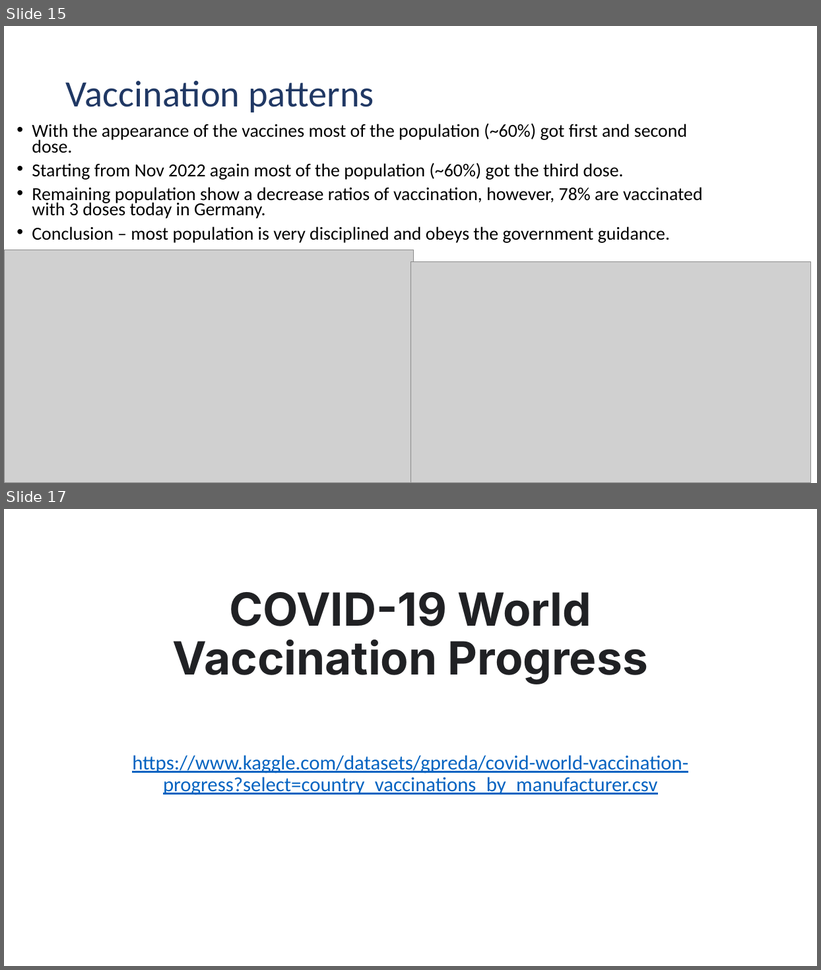
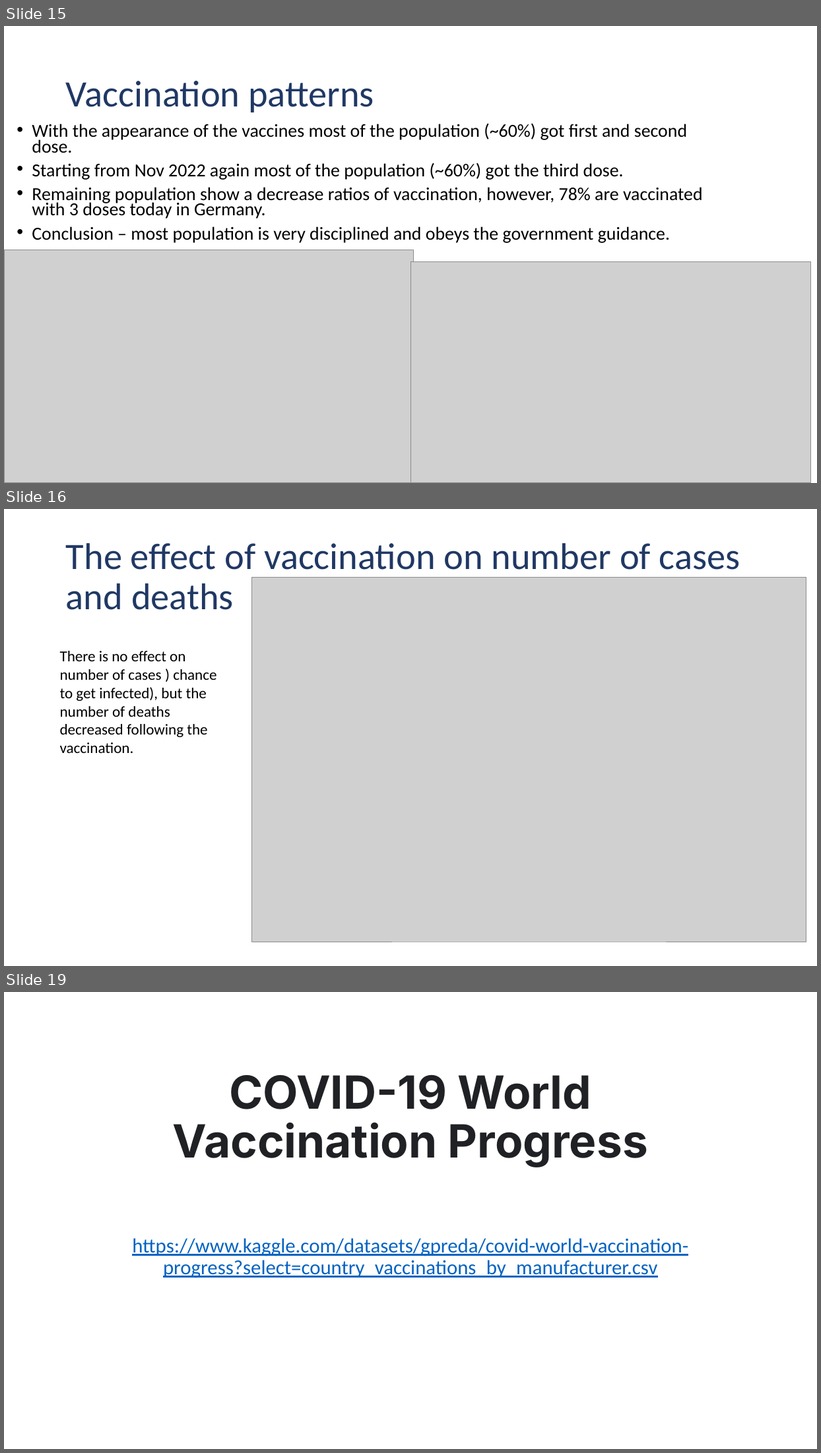
Before and after one commit to doctorf72/Naya-Practical-Data-Science-EDA-Project, a slide deck: initial analysis.pptx. Shown one above the other, each under a label of ours: slides 15 and 17 before the commit, slides 15, 16 and 19 after it; the slides between them are not shown. The pictures are 821x970 and 821x1453 pixels, drawn with LibreOffice and Linux fonts; fonts in the diff are those of the drawing; grey boxes stand for pictures; background and template pictures are left out. Boxes give left, top, right and bottom in pixels: in the first picture for what was removed or moved away, otherwise in the second. Text is boxed around its words. In the diff, an @@ line names an element or a change of style, - is before the commit and + after.

```diff
--- a/initial analysis.pptx
+++ b/initial analysis.pptx
@@ slide 16 added at (x1=4, y1=509, x2=817, y2=966), background #FFFFFF @@
@@ title added at (x1=66, y1=543, x2=741, y2=610), 44 pt, text #203864 @@
+The effect of vaccination on number of cases and deaths
@@ picture added at (x1=252, y1=578, x2=807, y2=942) @@
@@ text added at (x1=60, y1=651, x2=217, y2=753), 18 pt, text #000000 @@
+There is no effect on number of cases ) chance to get infected), but the number of deaths decreased following the vaccination.
@@ what was slide 17 is now slide 19 @@
```
Also in this commit, not shown: 1 slide changed, 1 other slide added, 1 other file.
